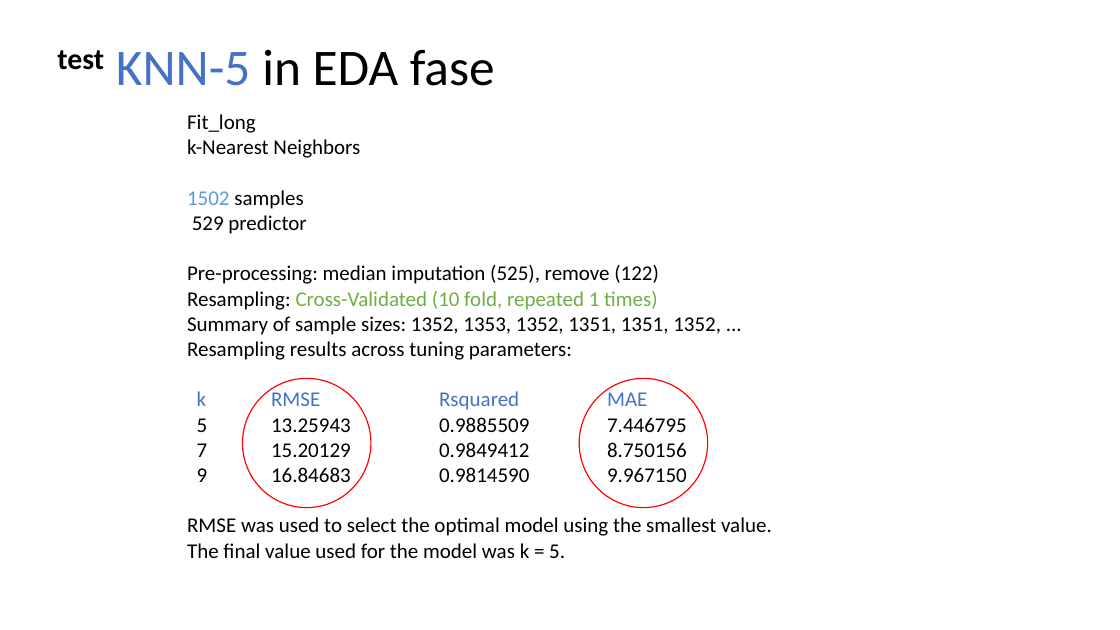
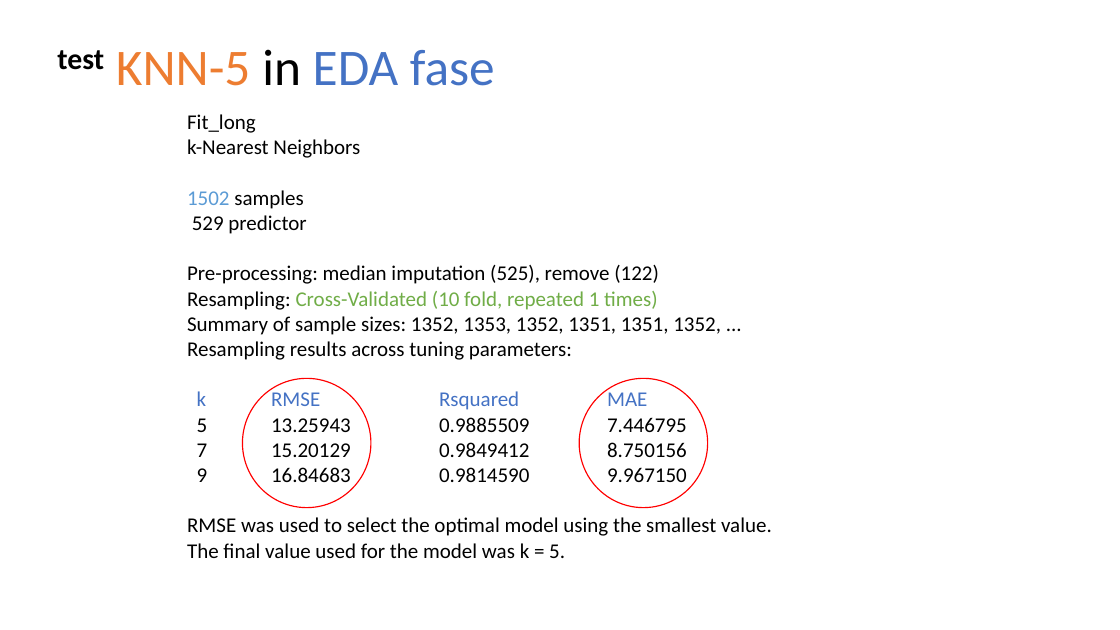
Before and after one commit to NatasjaFortuin/Wifi-locationing, a slide deck: slide 7 of Data etc/Pres Wifi.pptx (slide 9 before the commit). Drawn at 1120x630 pixels with LibreOffice and Linux fonts; fonts in the diff are those of the drawing. Boxes give left, top, right and bottom in pixels: in the first picture for what was removed or moved away, otherwise in the second. Text is boxed around its words. In the diff, an @@ line names an element or a change of style, - is before the commit and + after.

```diff
--- a/Data etc/Pres Wifi.pptx
+++ b/Data etc/Pres Wifi.pptx
@@ title "test KNN-5 in EDA fase" at (57,49,495,86): text colour #4472C4 to #ED7D31 in "KNN-5"; text colour #000000 to #4472C4 in "EDA fase" @@
```
Also in this commit, not shown: 22 other slides changed, 5 slides added, 3 slides removed, 2 other files.
